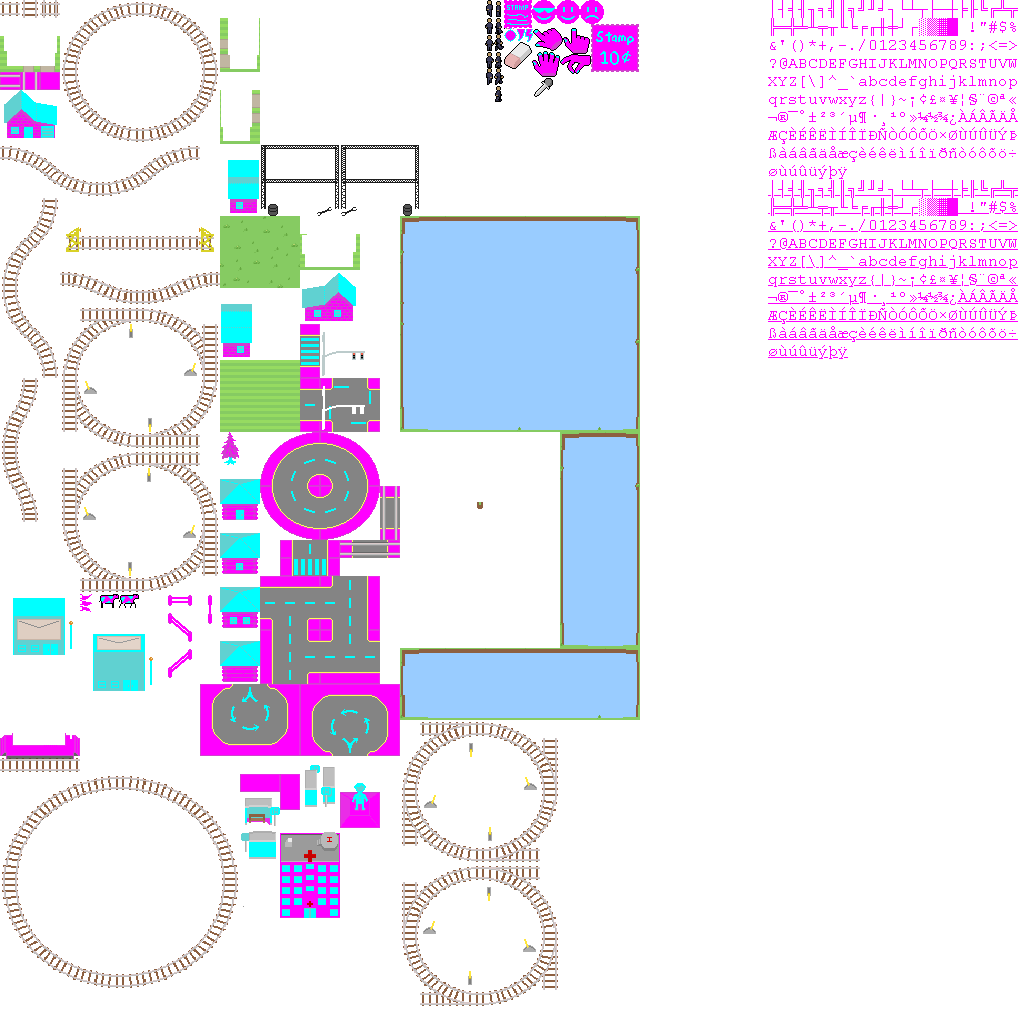
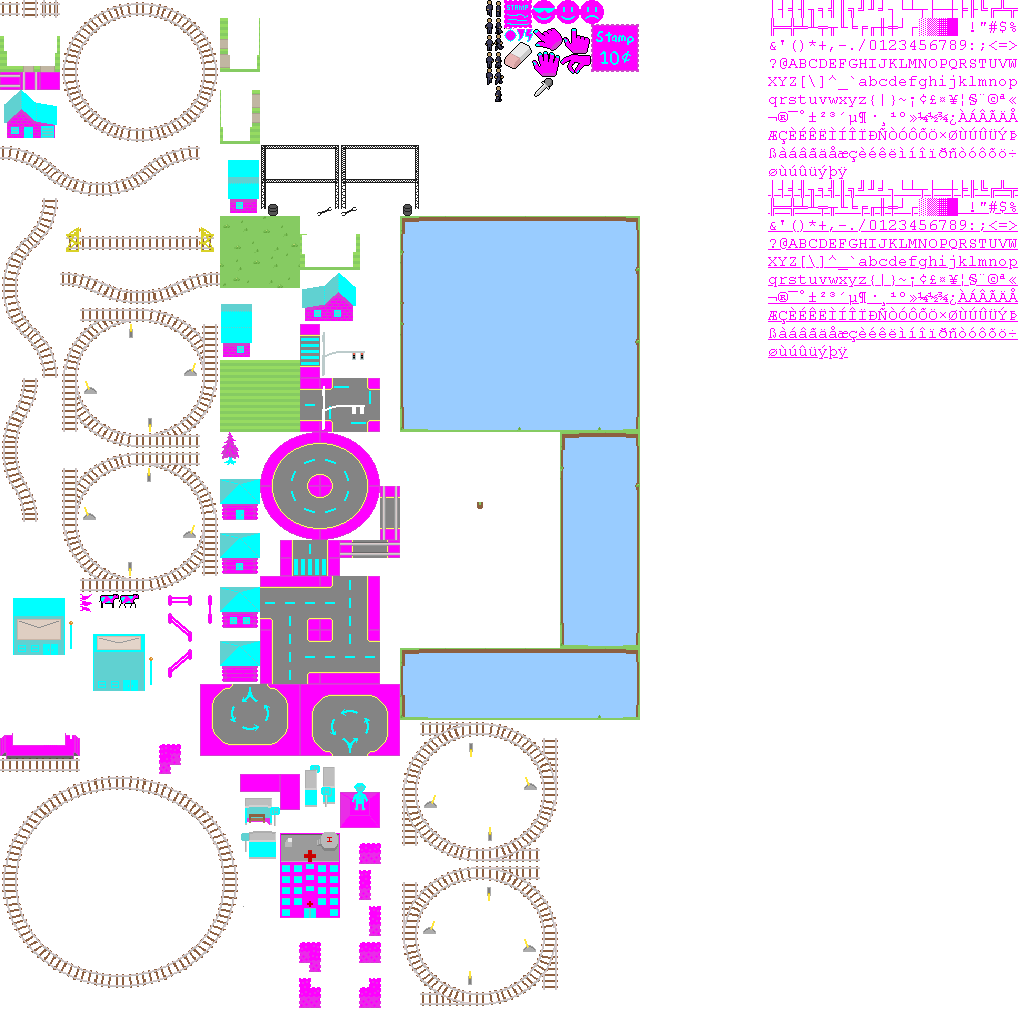
Revision of a layered (1024, 1024) image; what changed, layer by layer:
painted on "base.png copy" over (159, 744, 381, 1008)
